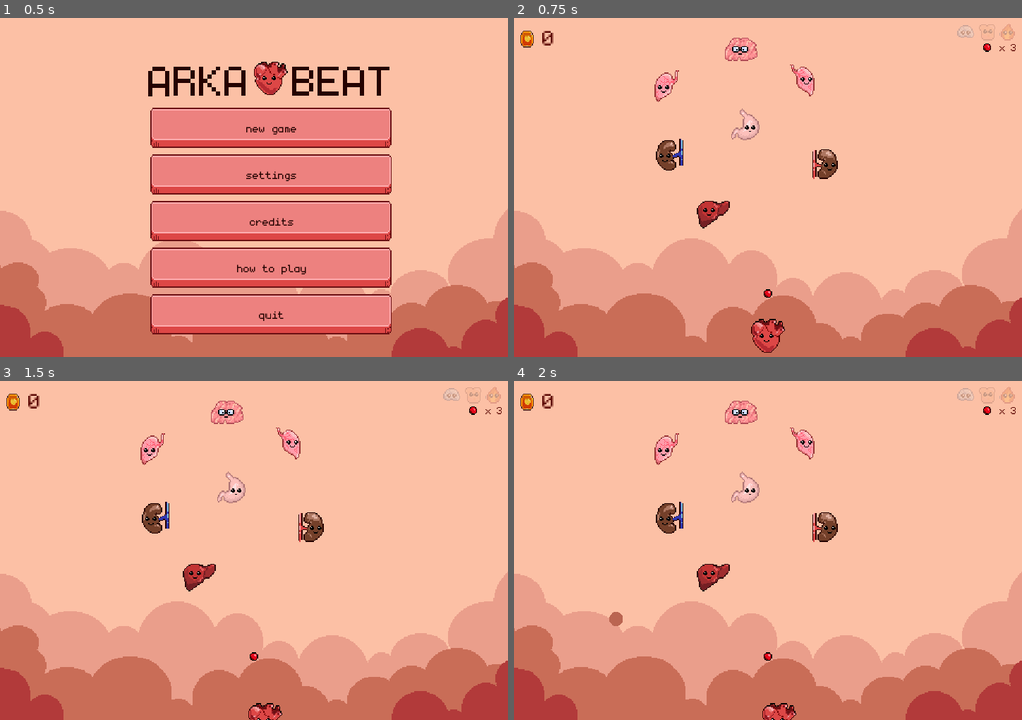
Above: before the commit, frames 1-4 (two rows, left to right).
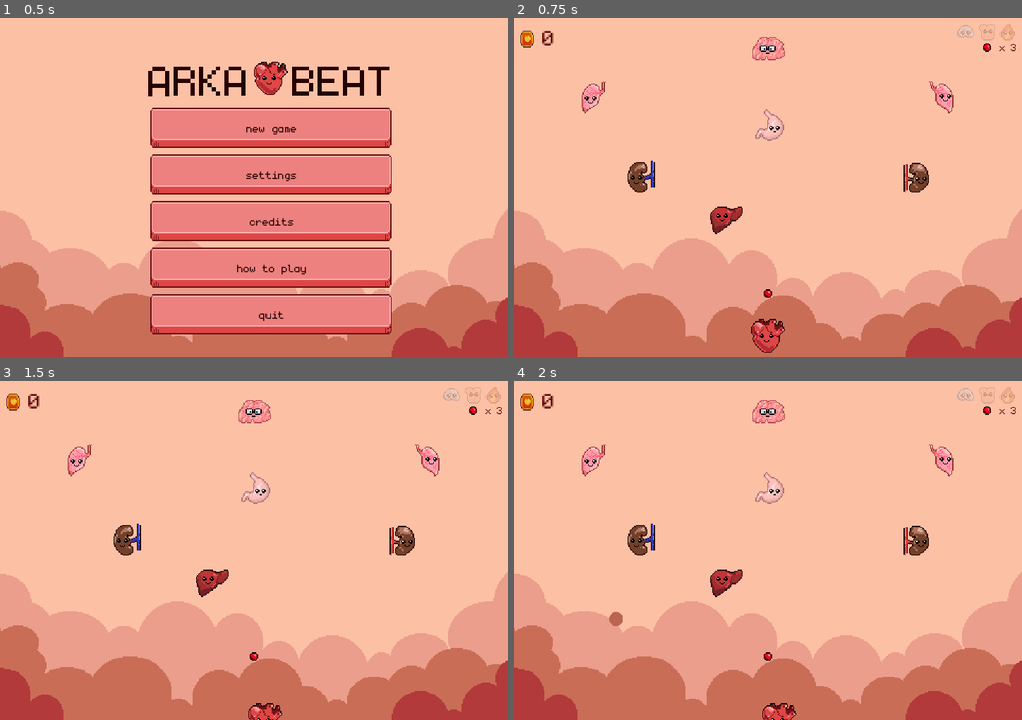
Above: after the commit, the same moments.

Repository: dmitriy-shmilo/arkabeat
Game: Godot game, scene res://screens/title/title.tscn
Two runs of this game, one before a commit and one after it. Both use one fixed random seed, a clock stepped at 60 frames per second and the inputs below. Sound files missing from this copy of the repository are replaced by a short silence.
Inputs (mouse positions are in pixels of both pictures, inside the frame that each line leads up to):
- Up to frame 1 (0.5 s): no input
- Up to frame 2 (0.75 s): click "new game" at 0.5 s
- Up to frame 3 (1.5 s): tap Enter at 1.25 s; move the mouse to (284, 550) at 1.27 s
- Up to frame 4 (2 s): no input

Frame 1 is identical in both runs. In frame 2, 3.8% of the frame differs, in the area x 13-87%, y 5-64%; in frame 3, 3.8%; in frame 4, 3.8%.
Error in both runs: Trying to assign value of type 'AnimatedSprite' to a variable of type 'Sprite'. (res://bat/bat.gd:11)

Commit message:
Spread targets apart

Diff:
--- a/src/screens/main/main.tscn
+++ b/src/screens/main/main.tscn
@@ -48,7 +48,7 @@
 [node name="Organs" type="Node2D" parent="."]
 
 [node name="Stomach" parent="Organs" instance=ExtResource( 5 )]
-position = Vector2( 217.066, 99.385 )
+position = Vector2( 240, 100 )
 organ_type = 7
 provided_resource = 2
 consumed_resource = 1
@@ -56,40 +56,40 @@
 score_mod = 5
 
 [node name="Liver" parent="Organs" instance=ExtResource( 5 )]
-position = Vector2( 187.769, 184.424 )
+position = Vector2( 200, 190 )
 organ_type = 6
 provided_resource = 3
 consumed_resource = 2
 speed_mod = 2.0
 
 [node name="LeftKidney" parent="Organs" instance=ExtResource( 5 )]
-position = Vector2( 147.323, 129.201 )
+position = Vector2( 120, 150 )
 organ_type = 3
 provided_resource = 4
 consumed_resource = 1
 speed_mod = -3.0
 
 [node name="RightKidney" parent="Organs" instance=ExtResource( 5 )]
-position = Vector2( 293.809, 136.719 )
+position = Vector2( 380, 150 )
 organ_type = 4
 provided_resource = 4
 consumed_resource = 1
 speed_mod = -3.0
 
 [node name="RightLung" parent="Organs" instance=ExtResource( 5 )]
-position = Vector2( 273.906, 58.9973 )
+position = Vector2( 405, 75 )
 organ_type = 2
 provided_resource = 1
 score_mod = 2
 
 [node name="LeftLung" parent="Organs" instance=ExtResource( 5 )]
-position = Vector2( 143.931, 64.4602 )
+position = Vector2( 75, 75 )
 organ_type = 1
 provided_resource = 1
 score_mod = 2
 
 [node name="Brain" parent="Organs" instance=ExtResource( 5 )]
-position = Vector2( 214.246, 25.3625 )
+position = Vector2( 240, 25 )
 organ_type = 5
 consumed_resource = 3
 score_mod = 20
Not shown: 1 places in src/screens/main/main.tscn that only renumber resources
